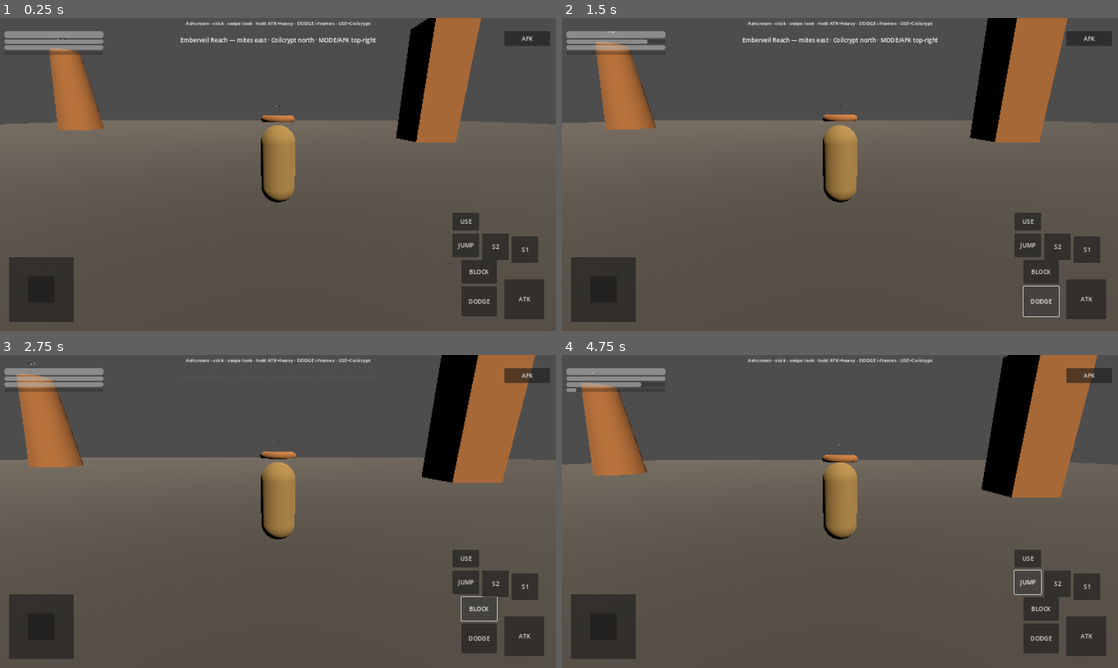
Above: before the commit, frames 1-4 (two rows, left to right).
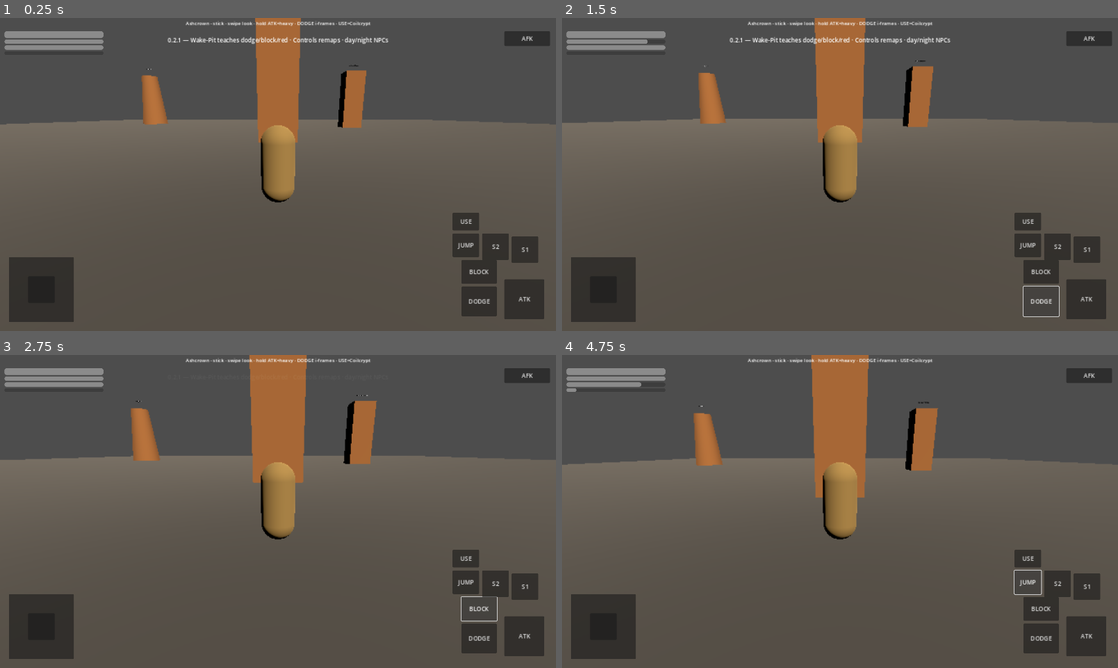
Above: after the commit, the same moments.

Repository: Diddy674176/ashcrown
Game: Godot game, scene res://Main/Main.tscn
Same seed, same stepped clock (60 frames per second), same inputs: the game is played once before the commit and once after it.
Inputs:
- Up to frame 1 (0.25 s): no input
- Up to frame 2 (1.5 s): click "ATK" at 0.5 s; click "DODGE" at 1.25 s
- Up to frame 3 (2.75 s): click "BLOCK" at 2 s
- Up to frame 4 (4.75 s): click "S1" at 2.75 s; click "S2" at 3.5 s; click "JUMP" at 4.25 s

The runs differ from the first frame. In frame 1, 11% of the frame differs, in the area x 8-87%, y 0-40%; in frame 2, 13%; in frame 3, 14%; in frame 4, 15%, in the area x 3-97%, y 0-46%.

Commit message:
0.2.1: Main wake-pit spawn, README/INSTALL, export_presets versionCode 4

Diff:
--- a/Main/Main.gd
+++ b/Main/Main.gd
@@ -19,9 +19,9 @@
 	EventBus.enter_dungeon_requested.connect(_on_enter_dungeon)
 	EventBus.exit_dungeon_requested.connect(_exit_coilcrypt)
 	if SaveManager and not SaveManager.has_save():
-		player.global_position = Vector3(0, 1.2, 16)
+		player.global_position = Vector3(0, 1.2, 36)
 	# Kit default Ashblade already on player; toast intro
-	EventBus.hud_toast.emit("Emberveil Reach — mites east · Coilcrypt north · MODE/AFK top-right")
+	EventBus.hud_toast.emit("0.2.1 — Wake-Pit teaches dodge/block/red · Controls remaps · day/night NPCs")
 
 func _on_player_interact(p: Node) -> void:
 	if _in_dungeon:
Not shown, changed: export_presets.cfg
Not shown, changed: README.md
Not shown, added: docs/INSTALL_ANDROID.md
